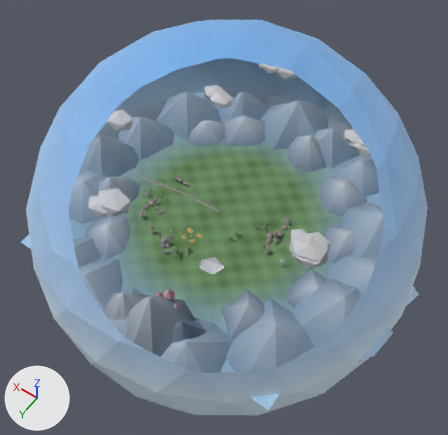
The Blender file project/blender/region.blend as it was, and as the next commit left it.
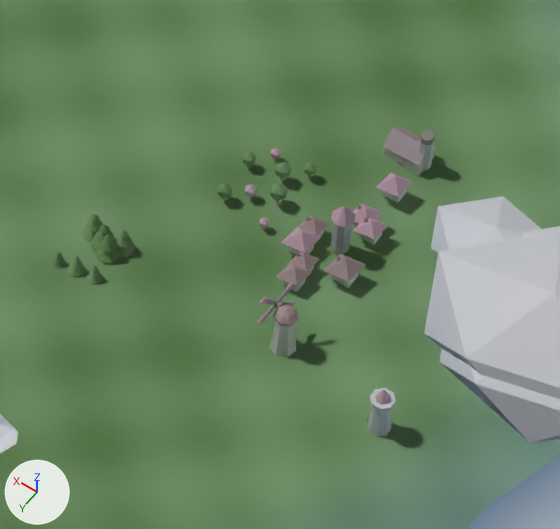
The first picture shows the older version from a camera (50 mm lens) standing at (-496.0, 735.0, 1096.0) and looking at (5.0, 33.0, -7.0). The close-ups show the older and then the newer version on the part from 49% to 69% of the width and 45% to 65% of the height of that picture. Only the edits that show in the close-ups are written down. Every picture has the same lights, and +X, +Y and +Z are marked at lower left. Everything nearer to the camera than a plane just in front of the edit is cut away.

Objects in the first close-up: 'far_range_inner', 'mid_bakehouse_west', 'mid_mill_west', 'mid_orchard_west', 'mid_pines_west', 'mid_town_west', 'mid_watchtower_west', 'near_skirt', 'sky_cloud_3' and 1 more.
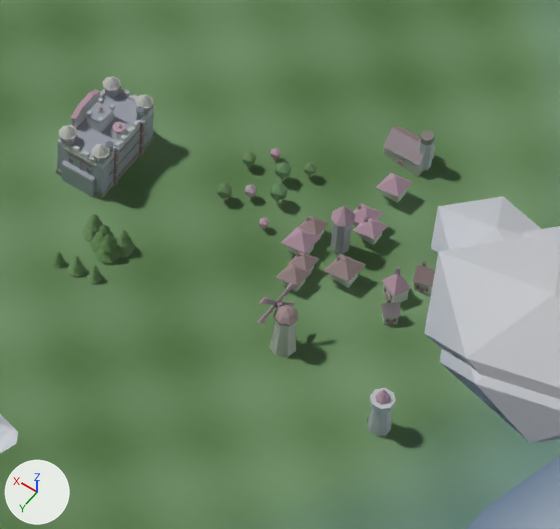
Where the change shows, as pixel boxes [x1, y1, x2, y2] in the close-ups (560 x 529 px):
'near_bakery', added
    after: [56, 76, 154, 199]
'mid_cottages_west', added
    after: [381, 261, 435, 325]

The change, as a list of edits to the scene's bpy script:
```text
Add me_mid_cottages_west:
    me_mid_cottages_west.from_pydata(...)  # 245 vertices, 69 faces; spans x -156.2..-140.9, y 6.6..33.9, z -4.1..11.6
    me_mid_cottages_west.materials.append(mat_vtx)
Add me_near_bakery:
    me_near_bakery.from_pydata(...)  # 2009 vertices, 1498 faces; spans x -41.6..-20.1, y 12.2..47.8, z -0.6..26.4
    me_near_bakery.materials.append(mat_vtx)
Add ob_mid_cottages_west:
    ob_mid_cottages_west = bpy.data.objects.new('mid_cottages_west', me_mid_cottages_west)
    ob_mid_cottages_west.location = (0.0, 0.0, 0.0)
Add ob_near_bakery:
    ob_near_bakery = bpy.data.objects.new('near_bakery', me_near_bakery)
    ob_near_bakery.location = (0.0, 0.0, 0.0)
```
